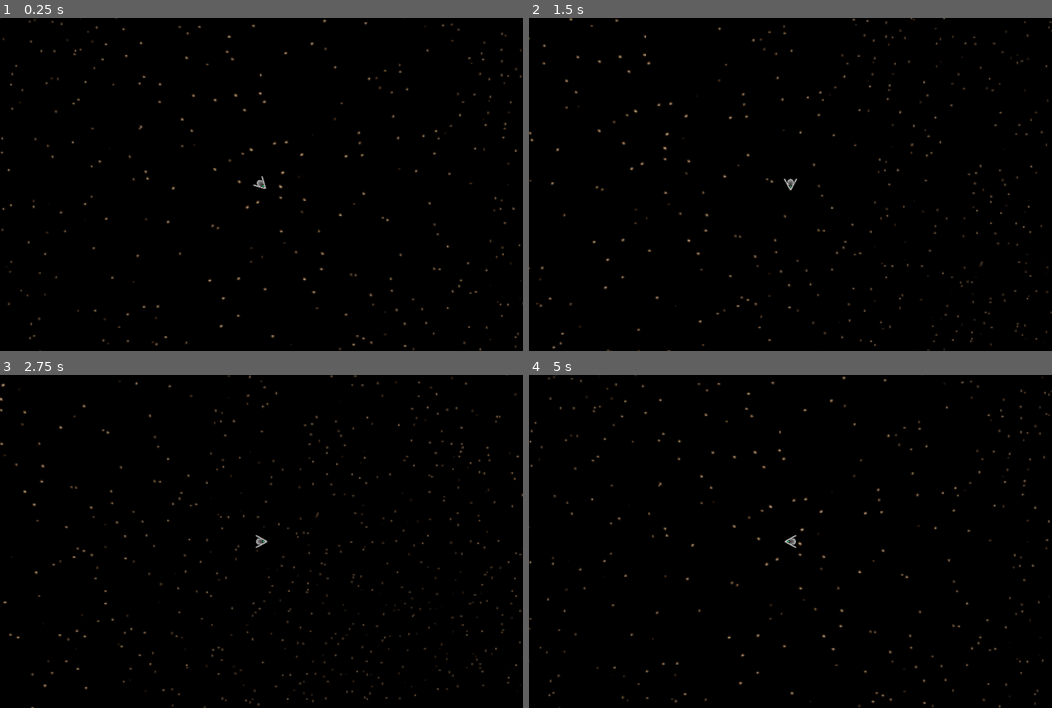
Above: before the commit, frames 1-4 (two rows, left to right).
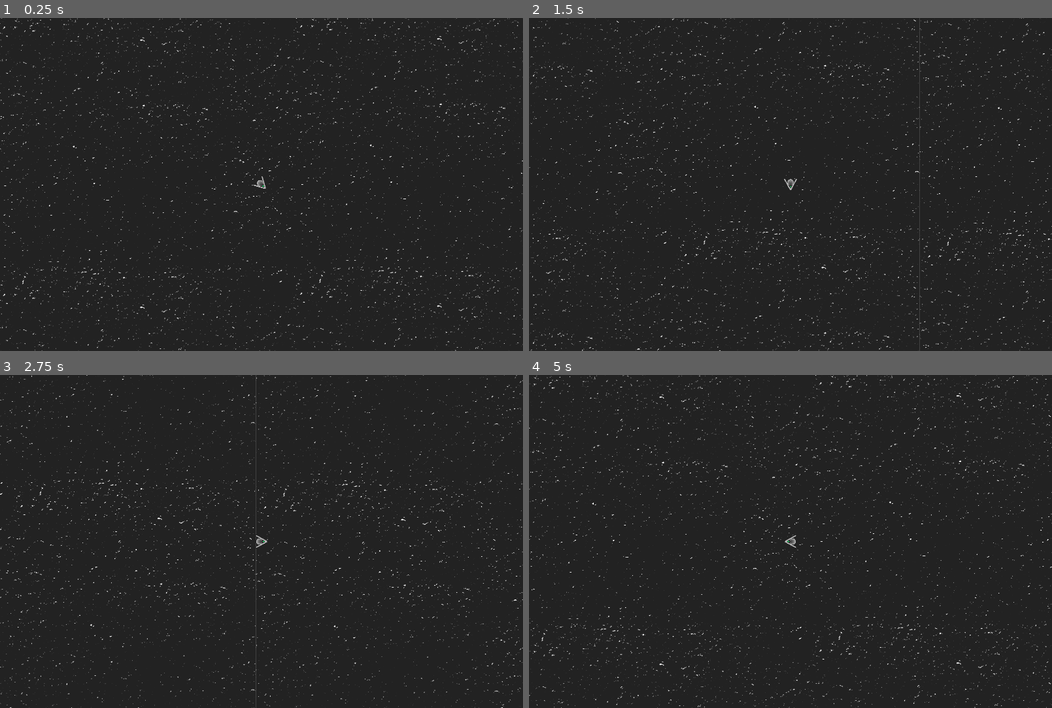
Above: after the commit, the same moments.

Repository: abroudoux/mds-game-jam
Game: Godot game, scene res://entities/main.tscn
Two runs of this game, one before a commit and one after it. Both use one fixed random seed, a clock stepped at 60 frames per second and the inputs below.
Inputs:
- Up to frame 1 (0.25 s): no input
- Up to frame 2 (1.5 s): tap Enter at 0.5 s; hold Right (move_right) 0.53-1.28 s; hold Down (move_down) from 1.28 s (still down)
- Up to frame 3 (2.75 s): release Down (move_down) at 2.03 s; hold Right (move_right) from 2.03 s (still down)
- Up to frame 4 (5 s): release Right (move_right) at 2.78 s; hold Up (move_up) 2.78-3.53 s; hold Left (move_left) from 3.53 s (still down)

The runs differ from the first frame. In frame 1, 99% of the frame differs, in the area x 0-100%, y 0-100%; in frame 2, 99%; in frame 3, 99%; in frame 4, 99%.

Commit message:
Add planet and background

Diff:
--- /dev/null
+++ b/entities/kepler.tscn
@@ -0,0 +1,54 @@
+[gd_scene load_steps=9 format=3 uid="uid://b3bkvhb81fmbm"]
+
+[ext_resource type="Texture2D" uid="uid://dcbhvyre6ughk" path="res://assets/planets/kepler/kepler_1.png" id="1_03qjb"]
+[ext_resource type="Script" path="res://scripts/kepler.gd" id="1_d67gd"]
+[ext_resource type="Texture2D" uid="uid://bgwfxw4vju8qa" path="res://assets/planets/kepler/kepler_2.png" id="2_mwaed"]
+[ext_resource type="Texture2D" uid="uid://53udje04p4e2" path="res://assets/planets/kepler/kepler_3.png" id="3_7sivm"]
+[ext_resource type="Texture2D" uid="uid://5wd6t8st4r0c" path="res://assets/planets/kepler/kepler_4.png" id="4_ega7j"]
+[ext_resource type="Texture2D" uid="uid://dw67mmq5tllqc" path="res://assets/planets/kepler/kepler.png" id="5_0r6ll"]
+
+[sub_resource type="SpriteFrames" id="SpriteFrames_f4nxv"]
+animations = [{
+"frames": [{
+"duration": 1.0,
+"texture": ExtResource("1_03qjb")
+}, {
+"duration": 1.0,
+"texture": ExtResource("2_mwaed")
+}, {
+"duration": 1.0,
+"texture": ExtResource("3_7sivm")
+}, {
+"duration": 1.0,
+"texture": ExtResource("4_ega7j")
+}],
+"loop": true,
+"name": &"colonize",
+"speed": 3.0
+}, {
+"frames": [{
+"duration": 1.0,
+"texture": ExtResource("5_0r6ll")
+}],
+"loop": true,
+"name": &"default",
+"speed": 3.0
+}]
+
+[sub_resource type="CircleShape2D" id="CircleShape2D_vacpl"]
+radius = 184.174
+
+[node name="kepler" type="Area2D"]
+collision_mask = 0
+script = ExtResource("1_d67gd")
+metadata/_edit_group_ = true
+
+[node name="AnimatedSprite2D" type="AnimatedSprite2D" parent="."]
+scale = Vector2(0.1, 0.1)
+sprite_frames = SubResource("SpriteFrames_f4nxv")
+animation = &"colonize"
+frame = 3
+frame_progress = 0.921654
+
+[node name="CollisionShape2D" type="CollisionShape2D" parent="."]
+shape = SubResource("CircleShape2D_vacpl")
--- a/entities/main.tscn
+++ b/entities/main.tscn
@@ -1,34 +1,214 @@
-[gd_scene load_steps=3 format=3 uid="uid://c178y0io7x4q"]
-
-[ext_resource type="Texture2D" uid="uid://d13namkmci814" path="res://assets/background/background-stars.png" id="1_pdjrt"]
+[gd_scene load_steps=5 format=3 uid="uid://c178y0io7x4q"]
+
+[ext_resource type="Script" path="res://scripts/main.gd" id="1_oqs5a"]
 [ext_resource type="PackedScene" uid="uid://c22jkjlfunchi" path="res://entities/player.tscn" id="2_mjp3b"]
+[ext_resource type="Texture2D" uid="uid://bjhj8serd04k7" path="res://assets/background/background.png" id="2_u8t8o"]
+[ext_resource type="PackedScene" uid="uid://b3bkvhb81fmbm" path="res://entities/kepler.tscn" id="3_xorpa"]
 
 [node name="main" type="TileMap"]
 format = 2
-
-[node name="TextureRect4" type="TextureRect" parent="."]
-offset_left = 1256.0
-offset_top = 704.0
-offset_right = 2512.0
-offset_bottom = 1408.0
-texture = ExtResource("1_pdjrt")
-
-[node name="TextureRect3" type="TextureRect" parent="."]
-offset_top = 704.0
-offset_right = 1256.0
-offset_bottom = 1408.0
-texture = ExtResource("1_pdjrt")
+script = ExtResource("1_oqs5a")
+
+[node name="Timer" type="Timer" parent="."]
 
 [node name="TextureRect" type="TextureRect" parent="."]
-offset_right = 1256.0
-offset_bottom = 704.0
-texture = ExtResource("1_pdjrt")
-
-[node name="TextureRect2" type="TextureRect" parent="."]
-offset_left = 1256.0
-offset_right = 2512.0
-offset_bottom = 704.0
-texture = ExtResource("1_pdjrt")
+offset_right = 841.0
+offset_bottom = 832.0
+texture = ExtResource("2_u8t8o")
+expand_mode = 1
+
+[node name="TextureRect" type="TextureRect" parent="TextureRect"]
+layout_mode = 0
+offset_left = 841.0
+offset_right = 1682.0
+offset_bottom = 832.0
+texture = ExtResource("2_u8t8o")
+expand_mode = 1
+
+[node name="TextureRect" type="TextureRect" parent="TextureRect/TextureRect"]
+layout_mode = 0
+offset_left = 841.0
+offset_right = 1682.0
+offset_bottom = 832.0
+texture = ExtResource("2_u8t8o")
+expand_mode = 1
+
+[node name="TextureRect" type="TextureRect" parent="TextureRect/TextureRect/TextureRect"]
+layout_mode = 0
+offset_left = -1682.0
+offset_top = 832.0
+offset_right = -841.0
+offset_bottom = 1664.0
+texture = ExtResource("2_u8t8o")
+expand_mode = 1
+
+[node name="TextureRect" type="TextureRect" parent="TextureRect/TextureRect/TextureRect/TextureRect"]
+layout_mode = 0
+offset_left = 841.0
+offset_right = 1682.0
+offset_bottom = 832.0
+texture = ExtResource("2_u8t8o")
+expand_mode = 1
+
+[node name="TextureRect" type="TextureRect" parent="TextureRect/TextureRect/TextureRect/TextureRect/TextureRect"]
+layout_mode = 0
+offset_left = 841.0
+offset_right = 1682.0
+offset_bottom = 832.0
+texture = ExtResource("2_u8t8o")
+expand_mode = 1
+
+[node name="TextureRect4" type="TextureRect" parent="TextureRect"]
+layout_mode = 0
+offset_left = -2480.0
+offset_right = -1639.0
+offset_bottom = 832.0
+texture = ExtResource("2_u8t8o")
+expand_mode = 1
+
+[node name="TextureRect" type="TextureRect" parent="TextureRect/TextureRect4"]
+layout_mode = 0
+offset_left = 841.0
+offset_right = 1682.0
+offset_bottom = 832.0
+texture = ExtResource("2_u8t8o")
+expand_mode = 1
+
+[node name="TextureRect" type="TextureRect" parent="TextureRect/TextureRect4/TextureRect"]
+layout_mode = 0
+offset_left = 841.0
+offset_right = 1682.0
+offset_bottom = 832.0
+texture = ExtResource("2_u8t8o")
+expand_mode = 1
+
+[node name="TextureRect" type="TextureRect" parent="TextureRect/TextureRect4/TextureRect/TextureRect"]
+layout_mode = 0
+offset_left = -1682.0
+offset_top = 832.0
+offset_right = -841.0
+offset_bottom = 1664.0
+texture = ExtResource("2_u8t8o")
+expand_mode = 1
+
+[node name="TextureRect" type="TextureRect" parent="TextureRect/TextureRect4/TextureRect/TextureRect/TextureRect"]
+layout_mode = 0
+offset_left = 841.0
+offset_right = 1682.0
+offset_bottom = 832.0
+texture = ExtResource("2_u8t8o")
+expand_mode = 1
+
+[node name="TextureRect" type="TextureRect" parent="TextureRect/TextureRect4/TextureRect/TextureRect/TextureRect/TextureRect"]
+layout_mode = 0
+offset_left = 841.0
+offset_right = 1682.0
+offset_bottom = 832.0
+texture = ExtResource("2_u8t8o")
+expand_mode = 1
+
+[node name="TextureRect3" type="TextureRect" parent="TextureRect"]
+layout_mode = 0
+offset_left = -2480.0
+offset_top = -1664.0
+offset_right = -1639.0
+offset_bottom = -832.0
+texture = ExtResource("2_u8t8o")
+expand_mode = 1
+
+[node name="TextureRect" type="TextureRect" parent="TextureRect/TextureRect3"]
+layout_mode = 0
+offset_left = 841.0
+offset_right = 1682.0
+offset_bottom = 832.0
+texture = ExtResource("2_u8t8o")
+expand_mode = 1
+
+[node name="TextureRect" type="TextureRect" parent="TextureRect/TextureRect3/TextureRect"]
+layout_mode = 0
+offset_left = 841.0
+offset_right = 1682.0
+offset_bottom = 832.0
+texture = ExtResource("2_u8t8o")
+expand_mode = 1
+
+[node name="TextureRect" type="TextureRect" parent="TextureRect/TextureRect3/TextureRect/TextureRect"]
+layout_mode = 0
+offset_left = -1682.0
+offset_top = 832.0
+offset_right = -841.0
+offset_bottom = 1664.0
+texture = ExtResource("2_u8t8o")
+expand_mode = 1
+
+[node name="TextureRect" type="TextureRect" parent="TextureRect/TextureRect3/TextureRect/TextureRect/TextureRect"]
+layout_mode = 0
+offset_left = 841.0
+offset_right = 1682.0
+offset_bottom = 832.0
+texture = ExtResource("2_u8t8o")
+expand_mode = 1
+
+[node name="TextureRect" type="TextureRect" parent="TextureRect/TextureRect3/TextureRect/TextureRect/TextureRect/TextureRect"]
+layout_mode = 0
+offset_left = 841.0
+offset_right = 1682.0
+offset_bottom = 832.0
+texture = ExtResource("2_u8t8o")
+expand_mode = 1
+
+[node name="TextureRect2" type="TextureRect" parent="TextureRect"]
+layout_mode = 0
+offset_left = 8.0
+offset_top = -1656.0
+offset_right = 849.0
+offset_bottom = -824.0
+texture = ExtResource("2_u8t8o")
+expand_mode = 1
+
+[node name="TextureRect" type="TextureRect" parent="TextureRect/TextureRect2"]
+layout_mode = 0
+offset_left = 841.0
+offset_right = 1682.0
+offset_bottom = 832.0
+texture = ExtResource("2_u8t8o")
+expand_mode = 1
+
+[node name="TextureRect" type="TextureRect" parent="TextureRect/TextureRect2/TextureRect"]
+layout_mode = 0
+offset_left = 841.0
+offset_right = 1682.0
+offset_bottom = 832.0
+texture = ExtResource("2_u8t8o")
+expand_mode = 1
+
+[node name="TextureRect" type="TextureRect" parent="TextureRect/TextureRect2/TextureRect/TextureRect"]
+layout_mode = 0
+offset_left = -1682.0
+offset_top = 832.0
+offset_right = -841.0
+offset_bottom = 1664.0
+texture = ExtResource("2_u8t8o")
+expand_mode = 1
+
+[node name="TextureRect" type="TextureRect" parent="TextureRect/TextureRect2/TextureRect/TextureRect/TextureRect"]
+layout_mode = 0
+offset_left = 841.0
+offset_right = 1682.0
+offset_bottom = 832.0
+texture = ExtResource("2_u8t8o")
+expand_mode = 1
+
+[node name="TextureRect" type="TextureRect" parent="TextureRect/TextureRect2/TextureRect/TextureRect/TextureRect/TextureRect"]
+layout_mode = 0
+offset_left = 841.0
+offset_right = 1682.0
+offset_bottom = 832.0
+texture = ExtResource("2_u8t8o")
+expand_mode = 1
+
+[node name="kepler" parent="." instance=ExtResource("3_xorpa")]
+position = Vector2(360, 296)
 
 [node name="player" parent="." instance=ExtResource("2_mjp3b")]
 position = Vector2(1256, 704)
@@ -36,4 +216,4 @@
 [node name="camera" type="Camera2D" parent="player"]
 zoom = Vector2(2.5, 2.5)
 
-[node name="Timer" type="Timer" parent="."]
+[connection signal="hit" from="player" to="kepler" method="_on_player_hit"]
--- a/entities/player.tscn
+++ b/entities/player.tscn
@@ -1,20 +1,20 @@
 [gd_scene load_steps=12 format=3 uid="uid://c22jkjlfunchi"]
 
 [ext_resource type="Script" path="res://scripts/player.gd" id="1_ta2re"]
-[ext_resource type="Texture2D" uid="uid://dxb6xx0jvhoa4" path="res://assets/rocket/starship_greeen_s.png" id="2_j8d6g"]
-[ext_resource type="Texture2D" uid="uid://cyhn7lktlxbkl" path="res://assets/rocket/starship_green_so.png" id="3_a1tgp"]
-[ext_resource type="Texture2D" uid="uid://bn0a15vbb6ofy" path="res://assets/rocket/starship_green_o.png" id="3_bxhkk"]
-[ext_resource type="Texture2D" uid="uid://cgx1qodxxw2ts" path="res://assets/rocket/startship_green_se.png" id="4_kppmn"]
-[ext_resource type="Texture2D" uid="uid://dlpgwd7qlvw8u" path="res://assets/rocket/starship_green_e.png" id="4_okpvu"]
-[ext_resource type="Texture2D" uid="uid://cyfcml4fbusop" path="res://assets/rocket/starship_green_n.png" id="5_uifgh"]
-[ext_resource type="Texture2D" uid="uid://cv4cqt88pox2c" path="res://assets/rocket/starship_green_no.png" id="8_uusj5"]
-[ext_resource type="Texture2D" uid="uid://bcqk3g3w26lil" path="res://assets/rocket/starship_green_ne.png" id="9_6crrx"]
+[ext_resource type="Texture2D" uid="uid://dxb6xx0jvhoa4" path="res://assets/rocket/starship_down.png" id="2_yd3xp"]
+[ext_resource type="Texture2D" uid="uid://cyhn7lktlxbkl" path="res://assets/rocket/starship_down_left.png" id="3_ytqec"]
+[ext_resource type="Texture2D" uid="uid://cgx1qodxxw2ts" path="res://assets/rocket/startship_down_right.png" id="4_fsp1r"]
+[ext_resource type="Texture2D" uid="uid://bn0a15vbb6ofy" path="res://assets/rocket/starship_left.png" id="5_sbqt7"]
+[ext_resource type="Texture2D" uid="uid://dlpgwd7qlvw8u" path="res://assets/rocket/starship_right.png" id="6_jjrx2"]
+[ext_resource type="Texture2D" uid="uid://cyfcml4fbusop" path="res://assets/rocket/starship_up.png" id="7_tpnwx"]
+[ext_resource type="Texture2D" uid="uid://cv4cqt88pox2c" path="res://assets/rocket/starship_up_left.png" id="8_cywoq"]
+[ext_resource type="Texture2D" uid="uid://bcqk3g3w26lil" path="res://assets/rocket/starship_up_right.png" id="9_td8mm"]
 
 [sub_resource type="SpriteFrames" id="SpriteFrames_v5duu"]
 animations = [{
 "frames": [{
 "duration": 1.0,
-"texture": ExtResource("2_j8d6g")
+"texture": ExtResource("2_yd3xp")
 }],
 "loop": true,
 "name": &"down",
@@ -22,7 +22,7 @@
 }, {
 "frames": [{
 "duration": 1.0,
-"texture": ExtResource("3_a1tgp")
+"texture": ExtResource("3_ytqec")
 }],
 "loop": true,
 "name": &"down_left",
@@ -30,7 +30,7 @@
 }, {
 "frames": [{
 "duration": 1.0,
-"texture": ExtResource("4_kppmn")
+"texture": ExtResource("4_fsp1r")
 }],
 "loop": true,
 "name": &"down_right",
@@ -38,7 +38,7 @@
 }, {
 "frames": [{
 "duration": 1.0,
-"texture": ExtResource("3_bxhkk")
+"texture": ExtResource("5_sbqt7")
 }],
 "loop": true,
 "name": &"left",
@@ -46,7 +46,7 @@
 }, {
 "frames": [{
 "duration": 1.0,
-"texture": ExtResource("4_okpvu")
+"texture": ExtResource("6_jjrx2")
 }],
 "loop": true,
 "name": &"right",
@@ -54,7 +54,7 @@
 }, {
 "frames": [{
 "duration": 1.0,
-"texture": ExtResource("5_uifgh")
+"texture": ExtResource("7_tpnwx")
 }],
 "loop": true,
 "name": &"up",
@@ -62,7 +62,7 @@
 }, {
 "frames": [{
 "duration": 1.0,
-"texture": ExtResource("8_uusj5")
+"texture": ExtResource("8_cywoq")
 }],
 "loop": true,
 "name": &"up_left",
@@ -70,7 +70,7 @@
 }, {
 "frames": [{
 "duration": 1.0,
-"texture": ExtResource("9_6crrx")
+"texture": ExtResource("9_td8mm")
 }],
 "loop": true,
 "name": &"up_right",
@@ -79,7 +79,7 @@
 
 [sub_resource type="CapsuleShape2D" id="CapsuleShape2D_g31ny"]
 
-[node name="player" type="Area2D"]
+[node name="player" type="Area2D" groups=["player"]]
 script = ExtResource("1_ta2re")
 metadata/_edit_group_ = true
 
--- /dev/null
+++ b/scripts/kepler.gd
@@ -0,0 +1,7 @@
+extends Area2D
+
+func _ready():
+	pass
+
+func _process(_delta):
+	pass
--- /dev/null
+++ b/scripts/main.gd
@@ -0,0 +1,7 @@
+extends TileMap
+
+func _ready():
+	pass
+
+func _process(_delta):
+	pass
--- a/scripts/player.gd
+++ b/scripts/player.gd
@@ -3,11 +3,18 @@
 @export var speed = 300
 var screen_size
 
+signal hit
+
+func start(pos):
+	position = pos
+	show()
+	$CollisionShape2D.disabled = false
+
 func _ready():
 	screen_size = get_viewport_rect().size
 
 func _process(delta):
-	var velocity = Vector2.ZERO # The player's movement vector.
+	var velocity = Vector2.ZERO
 	if Input.is_action_pressed("move_right"):
 		velocity.x += 1
 	if Input.is_action_pressed("move_left"):
@@ -37,3 +44,8 @@
 		$AnimatedSprite2D.animation = "right"
 	elif velocity.y != 0:
 		$AnimatedSprite2D.animation = "up"
+
+func _on_body_entered(body):
+	hide()
+	hit.emit()
+	$CollisionShape2D.set_deferred("disabled", true)
Binary file added: assets/background/background.png
Not shown, changed: assets/background/background.png.import
Binary file added: assets/planets/kepler/kepler.png
Not shown, added: assets/planets/kepler/kepler.png.import
Binary file added: assets/planets/kepler/kepler_1.png
Not shown, changed: assets/planets/kepler/kepler_1.png.import
Binary file added: assets/planets/kepler/kepler_2.png
Not shown, added: assets/planets/kepler/kepler_2.png.import
Binary file added: assets/planets/kepler/kepler_3.png
Not shown, changed: assets/planets/kepler/kepler_3.png.import
Binary file added: assets/planets/kepler/kepler_4.png
Not shown, added: assets/planets/kepler/kepler_4.png.import
(and 19 more such lines)
